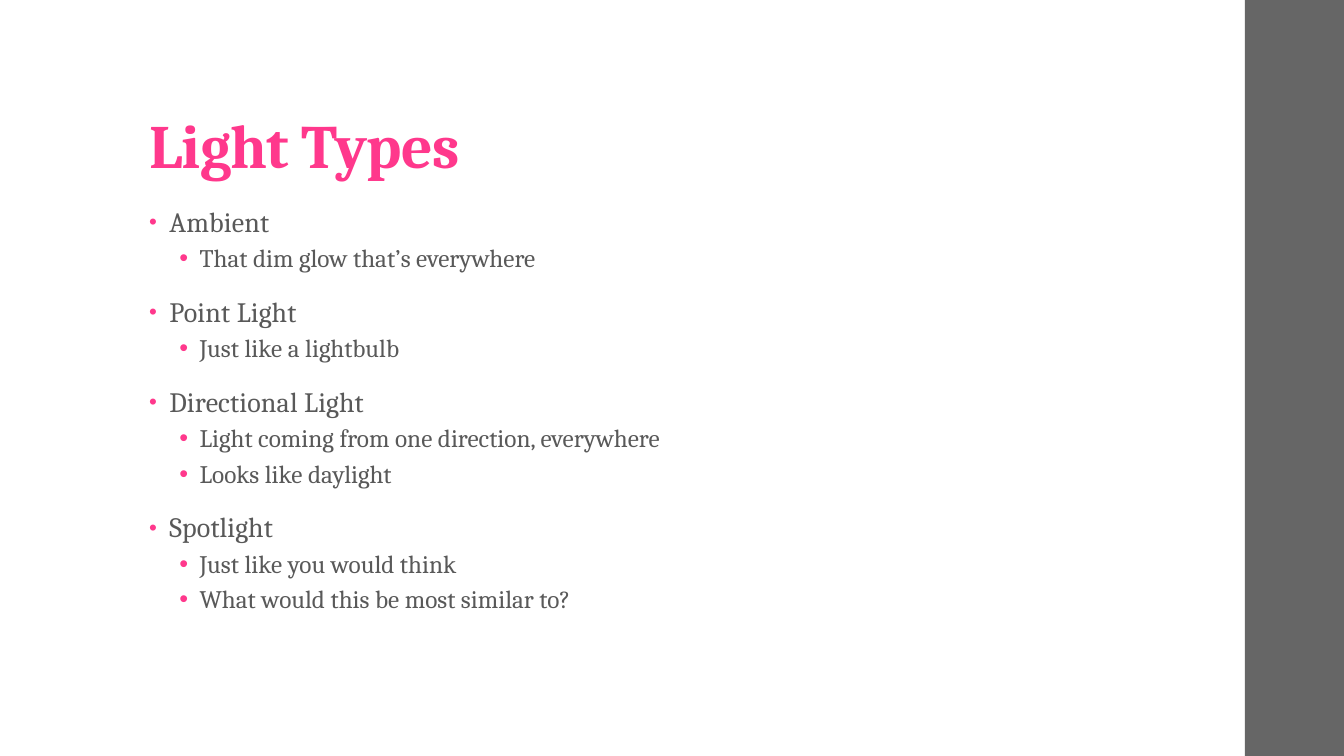
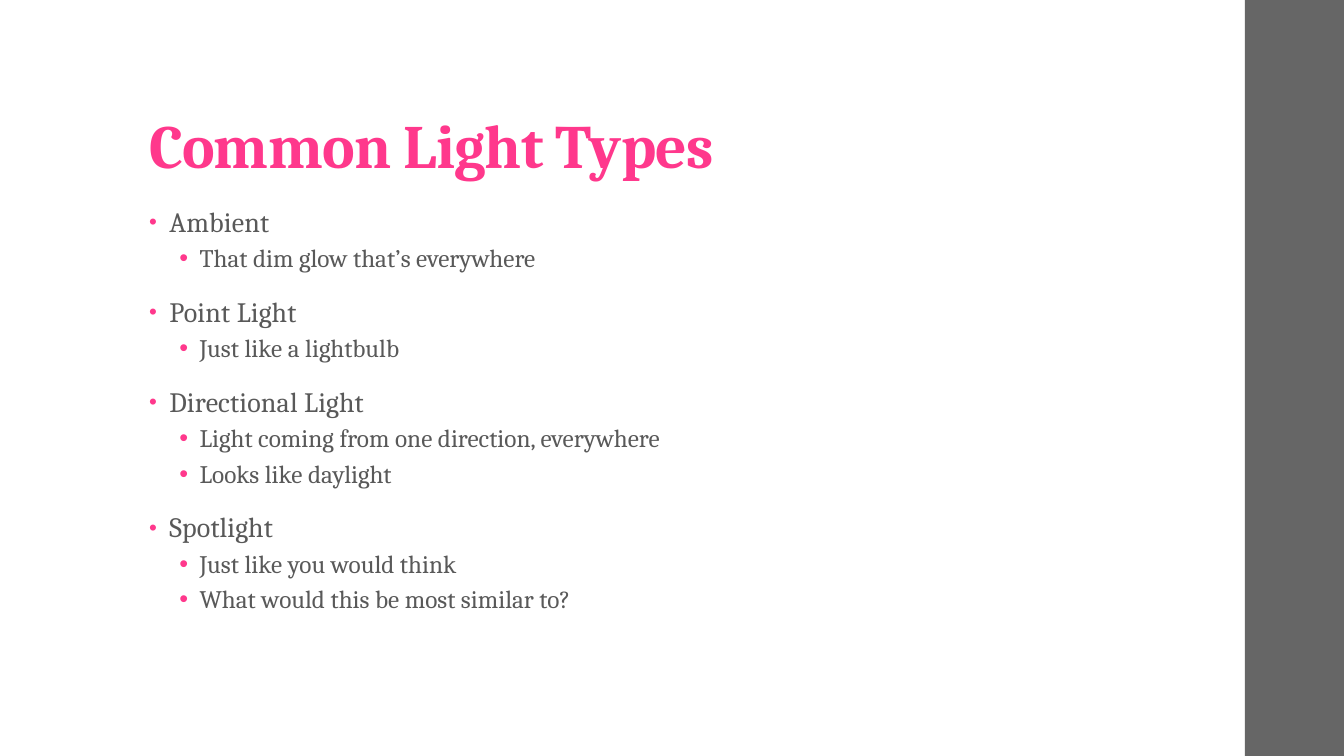
Before and after one commit to robotuw/uw-cse-da-startup, a slide deck: slide 11 of web/02_intro_to_threejs.pptx. Drawn at 1344x756 pixels with LibreOffice and Linux fonts; fonts in the diff are those of the drawing. Boxes give left, top, right and bottom in pixels: in the first picture for what was removed or moved away, otherwise in the second. Text is boxed around its words. In the diff, an @@ line names an element or a change of style, - is before the commit and + after.

```diff
--- a/web/02_intro_to_threejs.pptx
+++ b/web/02_intro_to_threejs.pptx
@@ title at (149, 125, 714, 181): text changed @@
-Light Types
+Common Light Types
```
Also in this commit, not shown: 3 other slides changed, 2 slides added, 3 other files.
